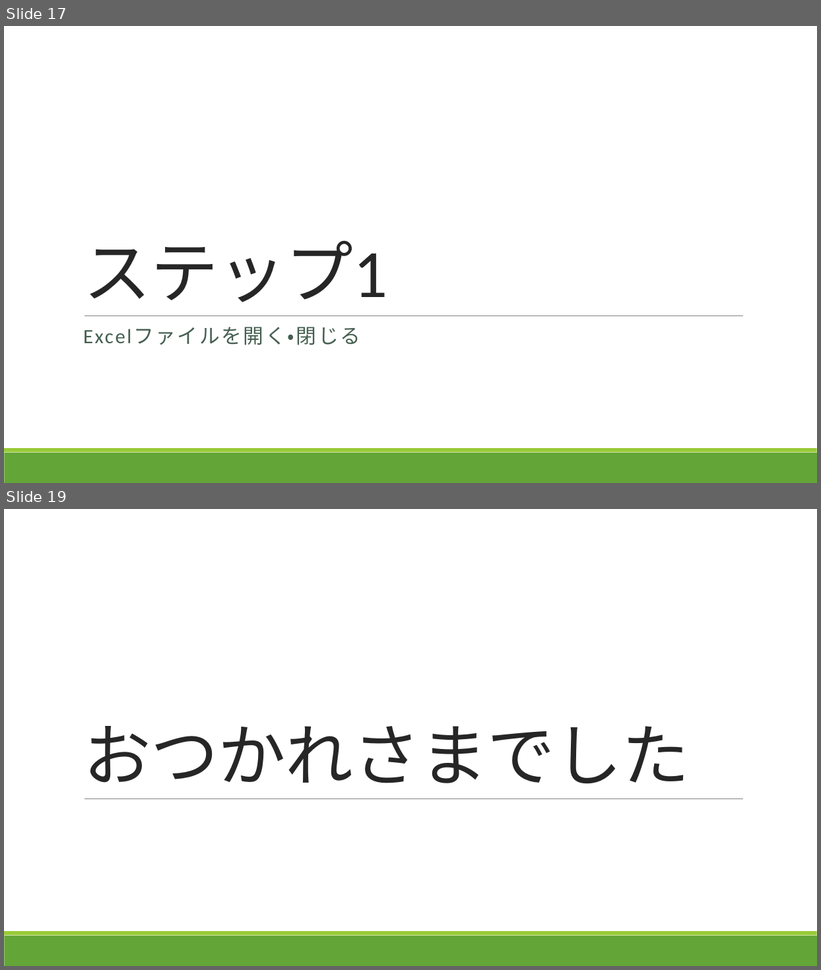
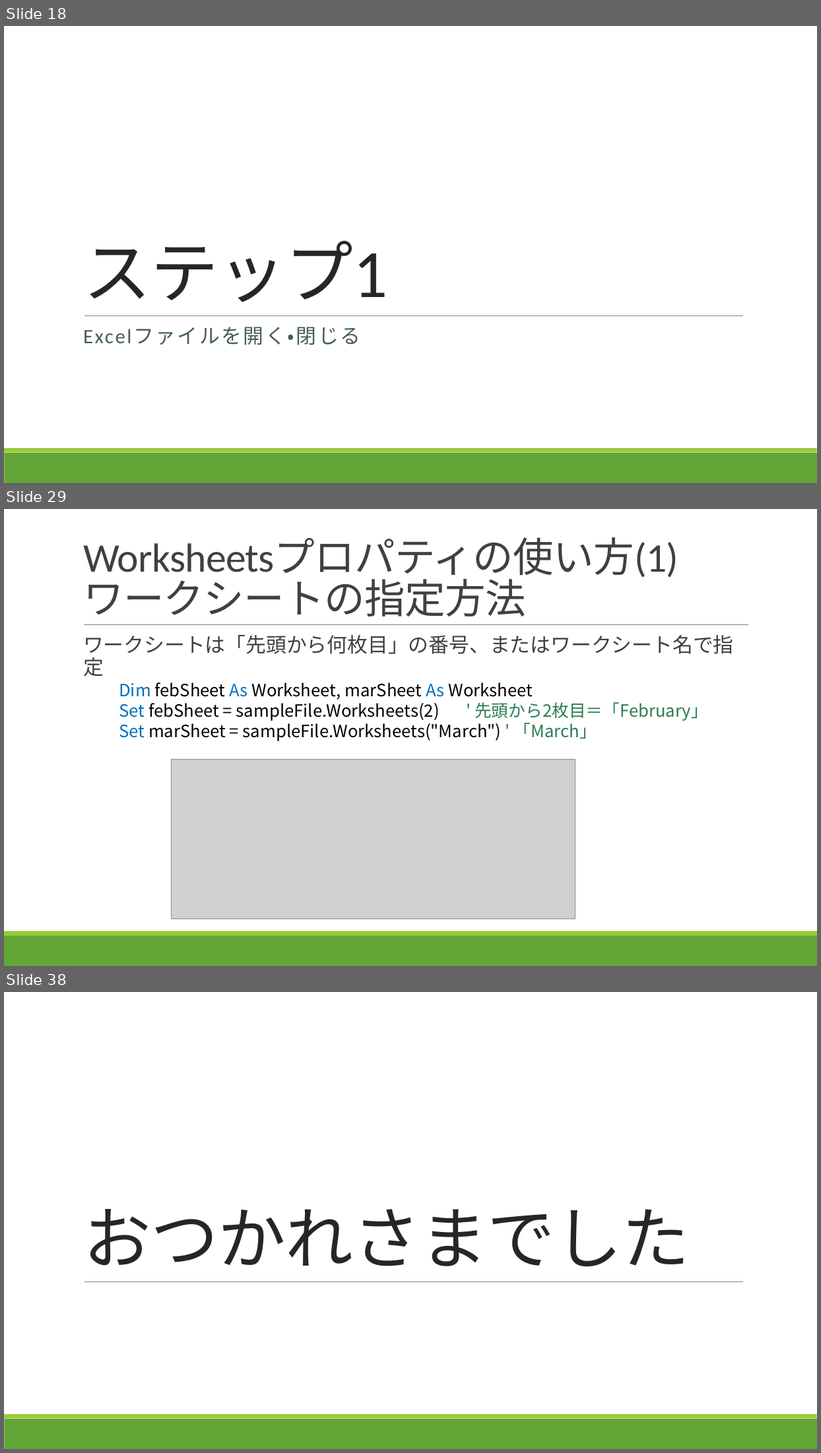
Before and after one commit to takeruko/vba-seminer-2019, a slide deck: contents/4/Excelマクロで学ぶVBA入門_第4回.pptx. Shown one above the other, each under a label of ours: slides 17 and 19 before the commit, slides 18, 29 and 38 after it; the slides between them are not shown. The pictures are 821x970 and 821x1453 pixels, drawn with LibreOffice and Linux fonts; fonts in the diff are those of the drawing; grey boxes stand for pictures. Boxes give left, top, right and bottom in pixels: in the first picture for what was removed or moved away, otherwise in the second. Text is boxed around its words. In the diff, an @@ line names an element or a change of style, - is before the commit and + after.

```diff
--- a/contents/4/Excelマクロで学ぶVBA入門_第4回.pptx
+++ b/contents/4/Excelマクロで学ぶVBA入門_第4回.pptx
@@ slide 29 added at (x1=4, y1=509, x2=817, y2=966), background #FFFFFF; not listed: 2 template elements that a slide beside it also shows @@
@@ title added at (x1=83, y1=538, x2=679, y2=617), 48 pt, text #404040 @@
+Worksheetsプロパティの使い方(1)
+ワークシートの指定方法
@@ line added from (84, 625) to (748, 625), #808080 0.5 pt @@
@@ text added at (x1=83, y1=635, x2=734, y2=677), 24 pt, text #404040 @@
+  ワークシートは「先頭から何枚目」の番号、またはワークシート名で指定
@@ text added at (x1=119, y1=683, x2=708, y2=741), 20 pt, text #000000 @@
+Dim febSheet As Worksheet, marSheet As Worksheet
+Set febSheet = sampleFile.Worksheets(2) ' 先頭から2枚目＝「February」
+Set marSheet = sampleFile.Worksheets("March") ' 「March」
@@ picture added at (x1=172, y1=760, x2=576, y2=920) @@
@@ what was slide 17 is now slide 18 @@
@@ what was slide 19 is now slide 38 @@
```
Also in this commit, not shown: 3 slides changed, 18 other slides added.
